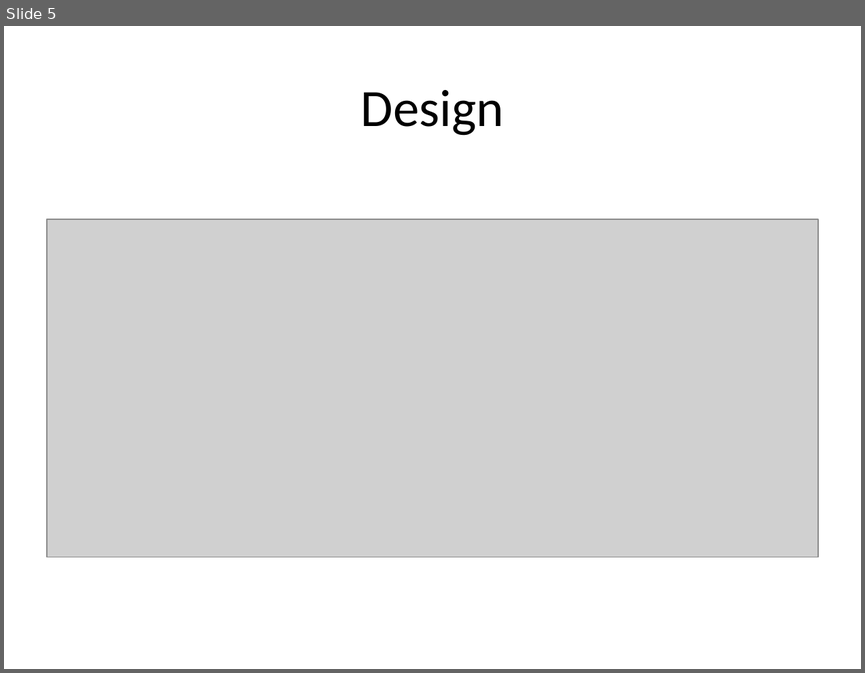
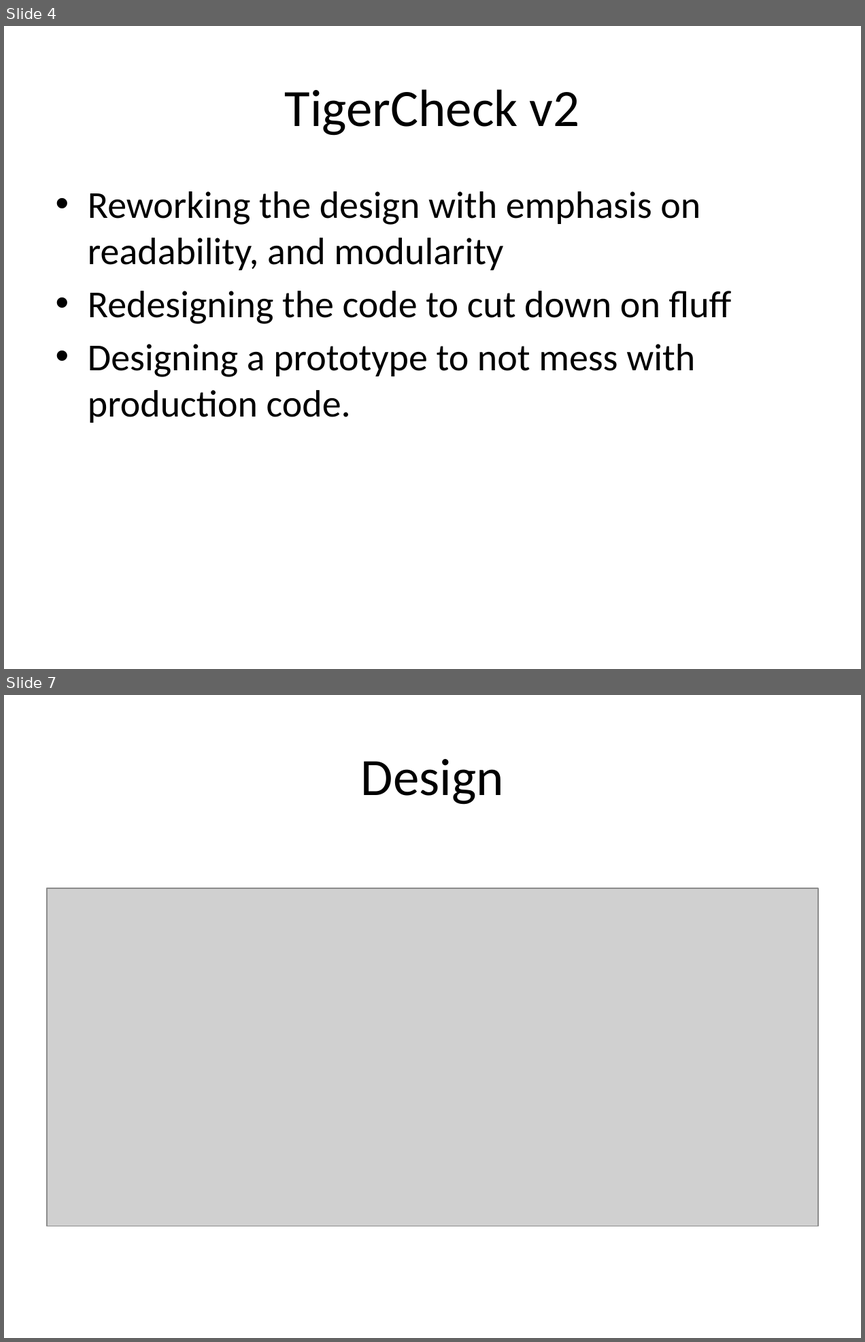
Before and after one commit to TigerCheck/TigerCheck, a slide deck: tigercheck Architectural Spike presentation.pptx. Shown one above the other, each under a label of ours: slide 5 before the commit, slides 4 and 7 after it; the slides between them are not shown. The pictures are 865x673 and 865x1342 pixels, drawn with LibreOffice and Linux fonts; fonts in the diff are those of the drawing; grey boxes stand for pictures. Boxes give left, top, right and bottom in pixels: in the first picture for what was removed or moved away, otherwise in the second. Text is boxed around its words. In the diff, an @@ line names an element or a change of style, - is before the commit and + after.

```diff
--- a/tigercheck Architectural Spike presentation.pptx
+++ b/tigercheck Architectural Spike presentation.pptx
@@ slide 4 added at box(4, 26, 861, 669), background #FFFFFF @@
@@ title added at box(285, 89, 580, 135), 44 pt, text #000000 @@
+TigerCheck v2
@@ text added at box(88, 191, 732, 422), 32 pt, text #000000 @@
+• Reworking the design with emphasis on readability, and modularity
+• Redesigning the code to cut down on fluff
+• Designing a prototype to not mess with production code.
@@ what was slide 5 is now slide 7 @@
```
Also in this commit, not shown: 3 slides changed, 3 other slides added, 4 slides removed.
